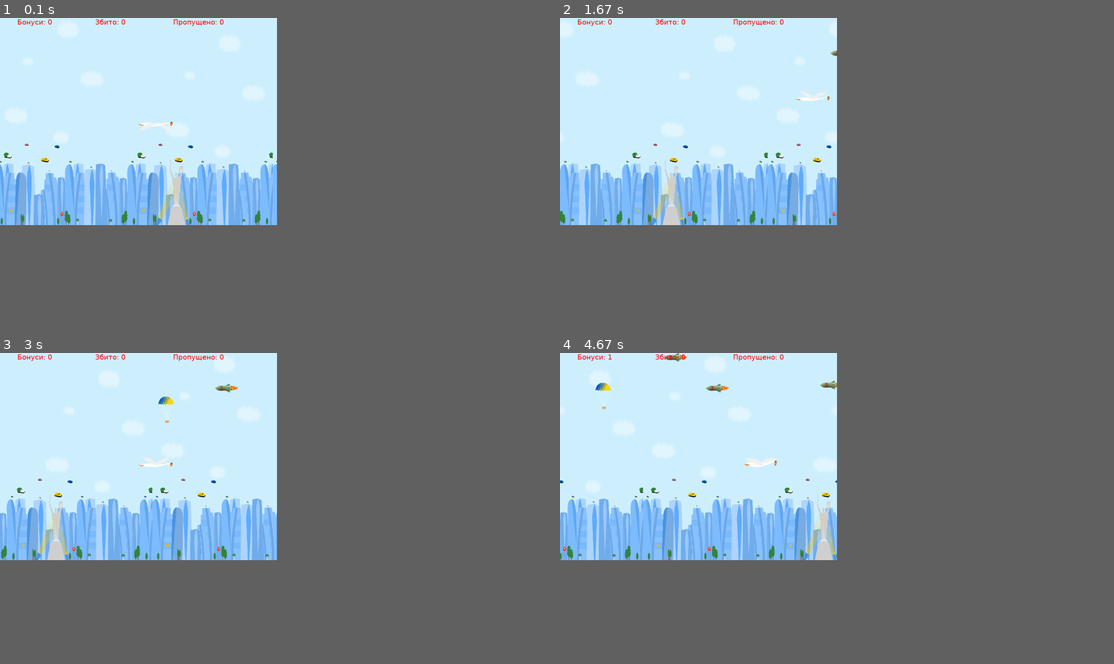
Above: before the commit, frames 1-4 (two rows, left to right).
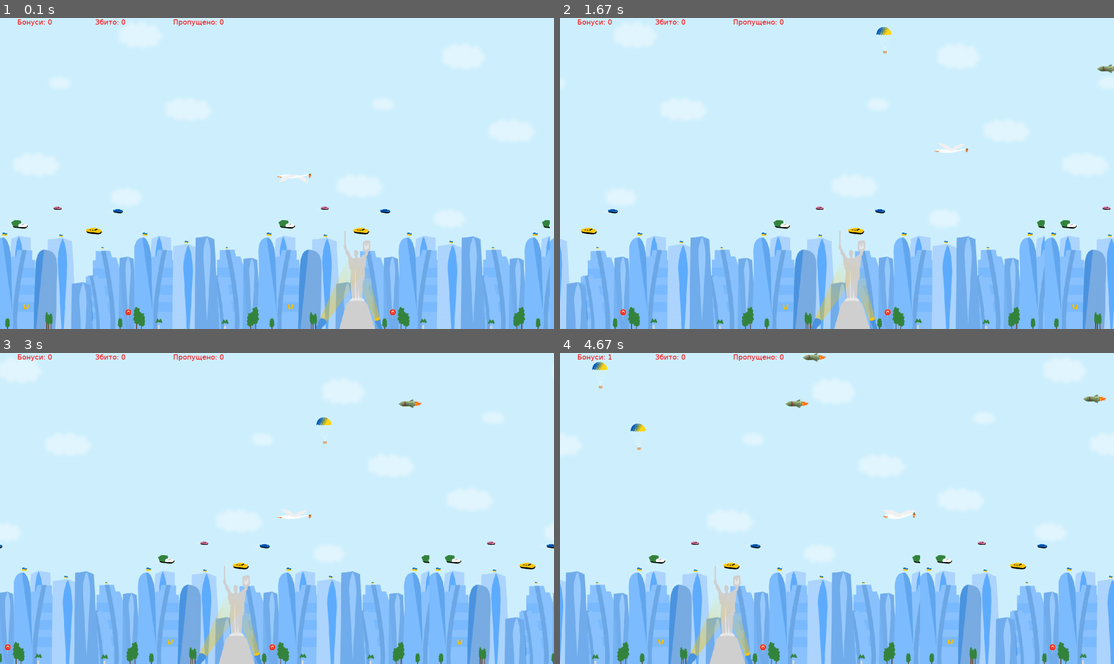
Above: after the commit, the same moments.

Repository: tsrm1/PyGame.Banderogusak
Game: pygame game, started from Banderogusak.py
The game is run twice, just before and just after one commit, with the same random seed, the same clock (stepped at 60 frames per second) and the same inputs.
Inputs:
- Up to frame 1 (0.1 s): no input
- Up to frame 2 (1.67 s): hold Right 0.33-0.8 s; hold Up 0.83-1.13 s; hold Right 1.17-1.63 s
- Up to frame 3 (3 s): hold Left 1.67-2.2 s; hold Down 2.23-2.53 s; hold Left 2.57-2.97 s
- Up to frame 4 (4.67 s): hold Up 3-3.37 s; hold Right 3.4-4.03 s; hold Down 4.07-4.43 s; hold Left from 4.47 s (still down)
In our replay, the window is 450x337 before the commit and 900x506 after it. These sizes can differ from the game's own. Grey fills any space a smaller window leaves; there, only what the larger window draws over its background counts as a difference.

The runs differ from the first frame. In frame 1, 36% of the frame differs, in the area x 0-100%, y 33-100%; in frame 2, 36%; in frame 3, 36%; in frame 4, 36%, in the area x 0-100%, y 0-100%.

Commit message:
Игровая область разворачивается на весь экран. Добавлена анимация: - взырвы бонусов - взрыв героя Изменена структура данных для: - героя - врага (ракет) - бонусов

Diff:
--- a/Banderogusak.py
+++ b/Banderogusak.py
@@ -4,8 +4,9 @@
 import time                             # импортируем библиотеку time  (time.sleep(3))
 from os import listdir                  # импортируем метод listdir
 import pygame                           # импортируем библиотеку pygame
+import spritesheet                      # импортируем библиотеку spritesheet (создали отдельно, находиться в той же папке)
 pygame.init()                           # инициализируем/вызываем библиотеку pygame
-screen_size = WIDTH, HEIGHT = 800, 600  # ширина и высота окна
+screen_size = WIDTH, HEIGHT = 1600, 900  # ширина и высота окна
 main_surface = pygame.display.set_mode((screen_size), pygame.DOUBLEBUF | pygame.HWSURFACE) # создаём поверхность отрисовки
 # set_mode(Width, Height) - формируем/вызываем окно (щирина, высота) в pixel
 # pygame.DOUBLEBUF - двойная буферизация
@@ -23,7 +24,7 @@
 RED = (255, 0, 0),              # цвет красный
 # GREEN = (0, 255, 0),            # цвет зелённый
 # BLUE = (0, 0, 255)              # цвет синий
-# BLACK = (0, 0, 0)               # цвет чёрный
+BLACK = (0, 0, 0)               # цвет чёрный
 # WHITE = (255, 255, 255)         # цвет белый
 # GRAY = (128, 128, 128)          # цвет серый
 # YELLOW = (255, 255, 0)          # цвет жёлтый
@@ -31,49 +32,121 @@
 # VIOLET = (0, 255, 255)          # цвет фиолетовый
 
 hero_attr = {                   # hero position. положение "героя"
-    "x": WIDTH/2,               # начальное положение "героя", координата X
-    "y": HEIGHT/2,              # начальное положение "героя", координата Y
+    # "x": WIDTH/2,               # начальное положение "героя", координата X
+    # "y": HEIGHT/2,              # начальное положение "героя", координата Y
+    "image": pygame.transform.scale(pygame.image.load('image/Goose/1-1.png').convert_alpha(), (100, 30)),   # создаём поверхность "героя" и загружаем на неё изображение
+    "image_numer": 0,
+    "live": True,                # статус "героя". Он жив (True) или он взрывается (False)
     "size": (100, 30),          # размер изображения "героя" (ширина, высота)
     "speed": 5,                 # смещение "героя" по координате X или Y
 }
+
 IMG_PATH = 'image/Goose'
 hero_images = [pygame.transform.scale(pygame.image.load(IMG_PATH + '/' + file ).convert_alpha(), hero_attr["size"]) for file in listdir(IMG_PATH)]
 #hero = pygame.transform.scale(pygame.image.load('image/Goose/1-1.png').convert_alpha(), hero_attr["size"])   # создаём поверхность "героя" и загружаем на неё изображение
-hero_img_index = 0
-hero = hero_images[hero_img_index]
+#hero_img_index = 0
+hero_attr["image_numer"] = 0
+#hero = hero_images[hero_img_index]
+hero = hero_images[hero_attr["image_numer"]]
+
 hero_rect = hero.get_rect()                                 # получаем размеры и положение поверхности "героя"
-hero_rect = hero_rect.move(hero_attr["x"], hero_attr["y"])  # смещаем поверхность "героя" на середину рабочего окна
+hero_rect = hero_rect.move(WIDTH/2, HEIGHT/2)  # смещаем поверхность "героя" на середину рабочего окна
+# hero_rect = hero_rect.move(hero_attr["x"], hero_attr["y"])  # смещаем поверхность "героя" на середину рабочего окна
 
 back_ground = pygame.transform.scale(pygame.image.load('image/background.png').convert(), screen_size)    # создаём поверхность "бекгроунд" и загружаем на неё изображение
 back_ground_speed = 2
 back_ground_dx1 = 0         # исходное смещение 1-го фонового изображения
 back_ground_dx2 = WIDTH     # исходное смещение 2-го фонового изображения
 
-enemy_size = (70, 25)      # размер изображения "врага" (ширина, высота)
+
 bildings_heights =  HEIGHT - HEIGHT // 3    # высота неба над уровнем зданий
 
+# def create_enemy():
+#     enemy = pygame.transform.scale(pygame.image.load('image/enemy.png').convert_alpha(), enemy_size)    # создаём поверхность "врага" и загружаем на неё изображение
+#     enemy_rect = pygame.Rect(WIDTH, random.randint(0, bildings_heights), *enemy.get_size())
+#     enemy_speed = random.randint(4, 10)                  # создаём произвольную скорость "врага"
+#     return [enemy, enemy_rect, enemy_speed]             # возвращяем данные очередного "врага"
+
 def create_enemy():
-    enemy = pygame.transform.scale(pygame.image.load('image/enemy.png').convert_alpha(), enemy_size)    # создаём поверхность "врага" и загружаем на неё изображение
-    enemy_rect = pygame.Rect(WIDTH, random.randint(0, bildings_heights), *enemy.get_size())
-    enemy_speed = random.randint(2, 5)                  # создаём произвольную скорость "врага"
-    return [enemy, enemy_rect, enemy_speed]             # возвращяем данные очередного "врага"
+    enemy_size = (70, 25)      # размер изображения "врага" (ширина, высота)
+    img = pygame.image.load('image/enemy.png').convert_alpha()
+    enemy1 = {
+        "image": pygame.transform.scale(img, enemy_size),    # создаём поверхность "врага" и загружаем на неё изображение
+        "rect": pygame.Rect(WIDTH, random.randint(0, bildings_heights), *img.get_size()),
+        "speed": random.randint(4, 10),                  # создаём произвольную скорость "врага"
+        "img_numer": 0,
+    }
+    print(f'There are {len(enemies)+1} enemies. Created a new enemy.')
+    return enemy1             # возвращяем данные очередного "врага"
+
+def create_explode(version, center):
+    if version:
+        explode_size = (192, 192)                               # создаём размер поверхности "взрыва"
+        explode = {
+            #"image": pygame.transform.scale(img, enemy_size),    # создаём поверхность "врага" и загружаем на неё изображение
+            "rect": pygame.Rect(center, explode_size),
+            "speed": 3,                                          # создаём произвольную скорость смещения "взрыва"
+            "img_numer": 0,
+            "img_numer_max": 20,
+        }
+    else:
+        explode_size = (192, 192)                               # создаём размер поверхности "взрыва"
+        explode = {
+            #"image": pygame.transform.scale(img, enemy_size),    # создаём поверхность "врага" и загружаем на неё изображение
+            "rect": pygame.Rect(center, explode_size),
+            #"speed": random.randint(4, 10),                  # создаём произвольную скорость "взрыва"
+            "img_numer": 0,
+            "img_numer_max": 20,
+        }
+    print(f'There are {len(explosions)+1} explosions. Created a new explode.', explode)
+    return explode            # возвращяем данные очередного "взрыва"
+
+explosions = []
 
 def create_bonus():
     bonus_size = (50, 83)                               # создаём размер поверхности "бонуса"
-    bonus = pygame.transform.scale(pygame.image.load('image/bonus.png').convert_alpha(), bonus_size)    # создаём поверхность "бонуса" и загружаем на неё изображение
-    bonus_rect = pygame.Rect(random.randint(0, WIDTH), 0, *bonus.get_size())
-    bonus_speed = random.randint(2, 5)                  # создаём произвольную скорость "бонуса"
-    print(f'There are {len(bonuses)} bonuses. Created a new bonus.')
-    return [bonus, bonus_rect, bonus_speed]             # возвращяем данные очередного "бонуса"
+    bonus = {
+        "image": pygame.transform.scale(pygame.image.load('image/bonus.png').convert_alpha(), bonus_size),    # создаём поверхность "бонуса" и загружаем на неё изображение
+        "rect": pygame.Rect(random.randint(0, WIDTH), 0, *bonus_size),
+        "speed": random.randint(2, 5),                  # создаём произвольную скорость "бонуса"
+        "img_numer": 0,
+    }
+    print(f'There are {len(bonuses)+1} bonuses. Created a new bonus.')
+    return bonus             # возвращяем данные очередного "бонуса"
+
+
+def change_image_explosions():
+    for explode in explosions:
+        if explode["img_numer"] < explode["img_numer_max"]:
+            explode["img_numer"] +=1
+            print(f'Explode {explode} moved to {explode["img_numer"]}')
+        else:
+            explosions.pop(explosions.index(explode))       # удаляем "взрыв" из списка "взрывов"
+            print(f'There are {len(explosions)} explosions. Delete one old explode.')
+    print("change_image_explosions ", len(explosions))
+
+sprite_sheet_image_explotion_hero = pygame.image.load('image/sprite-explosion-48p-255x255.png').convert_alpha()
+sprite_sheet_hero_explotion = spritesheet.SpriteSheet(sprite_sheet_image_explotion_hero)
+hero_explotion_frames = sprite_sheet_hero_explotion.strip_from_sheet(8, 6, 256, 256, 1)   # (col_row, col_span, width, height, scale, colour=(0, 0, 0))
+hero_explotion_frame_numer = 0
+
+sprite_sheet_image_explotion_bonus = pygame.image.load('image/sprite-explosion-20p-192x.png').convert_alpha()
+sprite_sheet_bonus_explotion = spritesheet.SpriteSheet(sprite_sheet_image_explotion_bonus)
+bonus_explotion_frames = sprite_sheet_bonus_explotion.strip_from_sheet(5, 4, 192, 192, 1)   # (col_row, col_span, width, height, scale, colour=(0, 0, 0))
 
 CREATE_ENEMY = pygame.USEREVENT + 1
 pygame.time.set_timer(CREATE_ENEMY, 1500)               # установка таймера вызова функции сосздания нового "врага", 1500 мс
 
 CREATE_BONUS = pygame.USEREVENT + 2
-pygame.time.set_timer(CREATE_BONUS, 2000)               # установка таймера вызова функции сосздания нового "бонуса", 2000 мс
+pygame.time.set_timer(CREATE_BONUS, 1500)               # установка таймера вызова функции сосздания нового "бонуса", 2000 мс
 
 CHANGE_IMG_HERO = pygame.USEREVENT + 3
 pygame.time.set_timer(CHANGE_IMG_HERO, 125)               # установка таймера вызова функции смены изображения "героя", 125 мс
+
+CHANGE_IMG_EXPLODE = pygame.USEREVENT + 4
+pygame.time.set_timer(CHANGE_IMG_EXPLODE, 100)               # установка таймера вызова функции смены изображения "взрыва", 125 мс
+
+
 
 enemies = []
 bonuses = []
@@ -85,21 +158,27 @@
 # SysFont(name, size, bold=False, italic=False)
 
 # start game loop
-game_over = False                               # флаг "конец игры"
+hero_attr["live"] = True                        # флаг "герой жив", "герой умирает"
+game_over = False                               # флаг "конец игры", игра закончилась
 while not game_over:                            # start game loop
     for event in pygame.event.get():            # переменная event принимает значение сообщений из очереди событий pygame.event.
         if event.type == pygame.QUIT:           # проверяем ТИП события event, равно ли QUIT (нажата ли иконка закрытия рабочего окна)
             game_over = True                    # выход из основного цикла
+
         if event.type == CREATE_ENEMY:          # если появилось событие создать "врага"
             enemies.append(create_enemy())      # в список "врагов" добавляем нового "врага"
+
         if event.type == CREATE_BONUS:          # если появилось событие создать "бонус"
             bonuses.append(create_bonus())      # в список "врагов" добавляем новый "бонус"
 
+        if event.type == CHANGE_IMG_EXPLODE:          # если появилось событие создать "бонус"
+            change_image_explosions()      # в список "врагов" добавляем новый "бонус"
+
         if event.type == CHANGE_IMG_HERO:           # если появилось событие изменить изображение "героя"
-            hero_img_index += 1                     # увеличиваем счётчик номера изображения "героя"
-            if hero_img_index == len(hero_images):  # если достигли последнего изображения в списке изображений "героя",
-                hero_img_index = 0                  # устанавливаем текущим самое первое изображение в списке изображений "героя"
-            hero = hero_images[hero_img_index]      # присваиваем "герою" текущее изображение
+            hero_attr["image_numer"] += 1                     # увеличиваем счётчик номера изображения "героя"
+            if hero_attr["image_numer"] == len(hero_images):  # если достигли последнего изображения в списке изображений "героя",
+                hero_attr["image_numer"] = 0                  # устанавливаем текущим самое первое изображение в списке изображений "героя"
+            hero = hero_images[hero_attr["image_numer"]]      # присваиваем "герою" текущее изображение
 
     # управление "героем"
     keys = pygame.key.get_pressed()             # в переменную key записываем состояние всех клавиш на клавиатуре
@@ -122,41 +201,57 @@
 
     main_surface.blit(back_ground, (back_ground_dx1, 0))        # накладываем поверность "бэкгроунд" №1 на основную поверхность "фон"
     main_surface.blit(back_ground, (back_ground_dx2, 0))        # накладываем поверность "бэкгроунд" №2 на основную поверхность "фон"
-    main_surface.blit(hero, hero_rect)                          # накладываем поверность "героя" на основную поверхность "фон"
+
+    if hero_attr["live"]:
+        main_surface.blit(hero, hero_rect)                          # накладываем поверность "героя" на основную поверхность "фон"
+    else:
+        main_surface.blit(hero_explotion_frames[hero_explotion_frame_numer], hero_rect)
+        hero_explotion_frame_numer +=1
+        if hero_explotion_frame_numer >=48: game_over = True
 
     for enemy in enemies:
-        enemy[1] = enemy[1].move(-enemy[2], 0)  # свдивгаем поверхность текущего "врага" влево на величину enemy_speed
-        if enemy[1].left < 0:                   # если поверхность "врага" ушла за левый край рабочего окна
+        enemy["rect"] = enemy["rect"].move(-enemy["speed"], 0)  # свдивгаем поверхность текущего "врага" влево на величину enemy_speed
+        if enemy["rect"].left < 0:                   # если поверхность "врага" ушла за левый край рабочего окна
             enemies.pop(enemies.index(enemy))   # удаляем "врага" из списка "врагов"
             print(f'There are {len(enemies)} enemies. Delete one old enemy.')
         else:                                       # иначе
-            main_surface.blit(enemy[0], enemy[1])   # накладываем поверхность "врага" на основную поверхность "фон"
+            main_surface.blit(enemy["image"], enemy["rect"])   # накладываем поверхность "врага" на основную поверхность "фон"
 
         for bonus in bonuses:
-            if (enemy[1]).colliderect(bonus[1]):        # если плоскость "героя" пересеклась с плоскостью "бонус"
+            if (enemy["rect"]).colliderect(bonus["rect"]):        # если плоскость "героя" пересеклась с плоскостью "бонус"
+                explosions.append(create_explode(1, bonus["rect"].center))
+                print("запрос на создание взрыва в точке ", bonus["rect"].center)
                 bonuses.pop(bonuses.index(bonus))       # удаляем "бонус" из списка "бонусов"
                 enemies.pop(enemies.index(enemy))       # удаляем "врага" из списка "врогов"
                 score_damage += 1                       # увеличиваем счётчик сбитых "бонусов"
                 # print(f'There are {len(bonuses)} bonuses. Delete one old bonus. Score = {score}')
 
-        if hero_rect.colliderect(enemy[1]):         # если плоскость "героя" пересеклась с плоскостью "врага"
-            game_over = True                        # устанавливаем флаг "конец игры", выход из основного цикла
+        if hero_rect.colliderect(enemy["rect"]):         # если плоскость "героя" пересеклась с плоскостью "врага"
+            #fire_rect = fire_rect.move(hero_rect.get_rect(x), hero_rect.get_rect(y))
+            hero_attr["live"] = False                        # устанавливаем флаг "конец игры", выход из основного цикла
+            enemies.pop(enemies.index(enemy))       # удаляем "врага" из списка "врагов"
             print(f'Игра окнчена. Ваш "герой" погиб. Вы набрали {score} очков.')
 
     for bonus in bonuses:
-        bonus[1] = bonus[1].move(0, bonus[2])           # сдвигаем поверхность "бонус" вниз на bonus_speed px
-        if bonus[1].bottom > bildings_heights:          # если поверхность "бонус" ушла за нижний край рабочего окна
+        bonus["rect"] = bonus["rect"].move(0, bonus["speed"])           # сдвигаем поверхность "бонус" вниз на bonus_speed px
+        if bonus["rect"].bottom > bildings_heights:          # если поверхность "бонус" ушла за нижний край рабочего окна
             bonuses.pop(bonuses.index(bonus))           # удаляем "бонус" из списка "бонусов"
             score_fall +=1                              # увеличиваем счётчик пропущенных "бонусов"
             print(f'There are {len(bonuses)} bonuses. Delete one old bonus.')
         else:                                       # иначе
-            main_surface.blit(bonus[0], bonus[1])   # накладываем поверхность "врага" на основную поверхность "фон"
-
-        if hero_rect.colliderect(bonus[1]):         # если плоскость "героя" пересеклась с плоскостью "бонус"
+            main_surface.blit(bonus["image"], bonus["rect"])   # накладываем поверхность "врага" на основную поверхность "фон"
+
+        if hero_rect.colliderect(bonus["rect"]) and hero_attr["live"]:         # если плоскость "героя" пересеклась с плоскостью "бонус"
             bonuses.pop(bonuses.index(bonus))       # удаляем "бонус" из списка "бонусов"
             score += 1                              # увеличиваем счётчик пойманных "бонусов"
             print(f'There are {len(bonuses)} bonuses. Delete one old bonus. Score = {score}')
 
+    for explode in explosions:
+        explode["rect"] = explode["rect"].move( -explode["speed"], 0)           # сдвигаем поверхность "взрыва" влево на explode_speed px
+        if explode["img_numer"] < explode["img_numer_max"]:
+            explode["image"] = bonus_explotion_frames[explode["img_numer"]]
+            main_surface.blit(explode["image"], explode["rect"])   # накладываем поверхность "взрыва" на основную поверхность "фон"
+        else: pass
 
 
     main_surface.blit(font_score.render('Бонуси: '+str(score), True, RED), (50, 0))  # накладываем поверность "текст" на основную поверхность "фон"
--- /dev/null
+++ b/spritesheet.py
@@ -0,0 +1,17 @@
+import pygame                           # импортируем библиотеку pygame
+
+class SpriteSheet():
+    def __init__(self, image):
+        self.sheet = image
+
+    def strip_from_sheet(self, col_row, col_span, width, height, scale, colour=(0, 0, 0)):
+        """ Strips individual frames from specific sprite sheet. """
+        images = []
+        for i in range(col_span):
+            for j in range(col_row):
+                image = pygame.Surface((width, height )).convert_alpha()
+                image.blit(self.sheet, (0, 0), (j * width, i * height, width, height))
+                image = pygame.transform.scale(image, (width * scale, height * scale))
+                image.set_colorkey(colour)
+                images.append(image)
+        return images
Binary file added: image/sprite-explosion-20p-192x.png
Binary file added: image/sprite-explosion-48p-255x255.png
Not shown, added: 2022-11-22 Video.mp4
